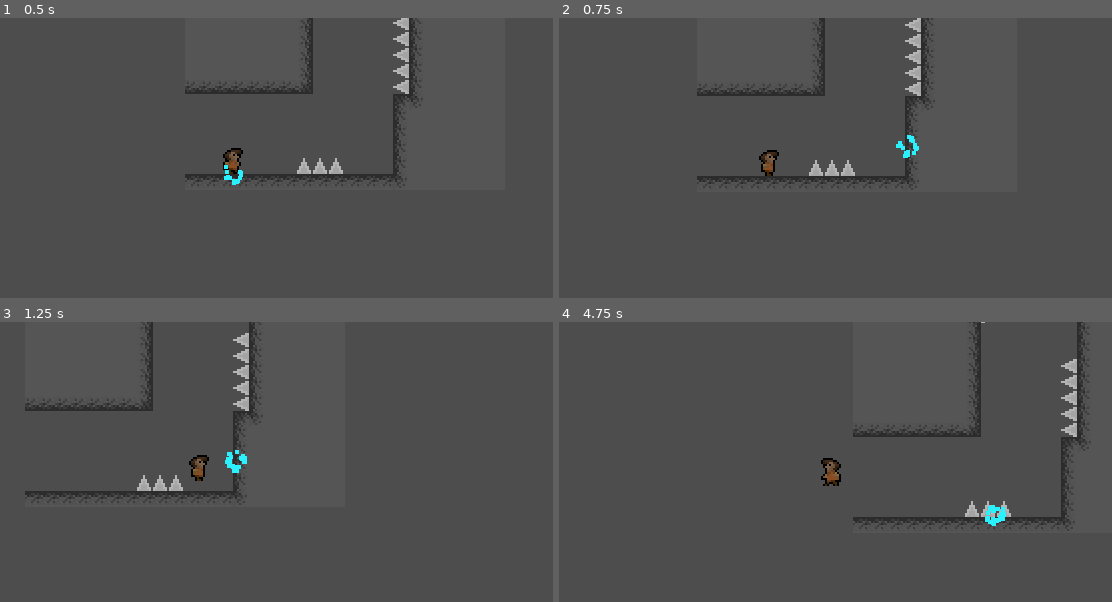
Above: before the commit, frames 1-4 (two rows, left to right).
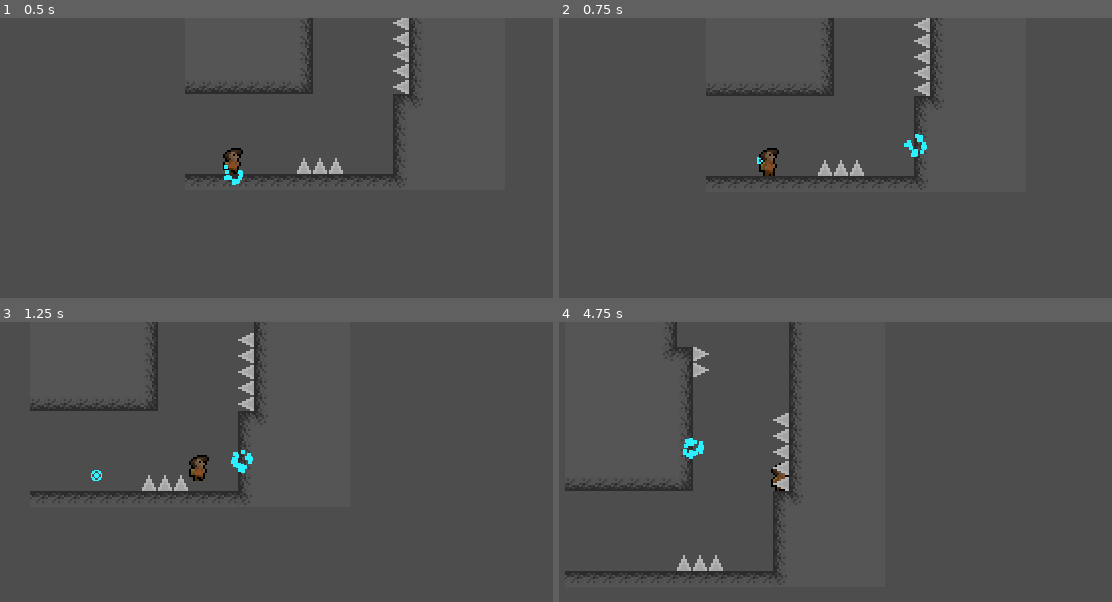
Above: after the commit, the same moments.

Repository: tetraminus/GrappleFormer
Game: Godot game, scene res://Rooms/level1_3.tscn
Two runs of this game, one before a commit and one after it. Both use one fixed random seed, a clock stepped at 60 frames per second and the inputs below.
Inputs (mouse positions are in pixels of both pictures, inside the frame that each line leads up to):
- Up to frame 1 (0.5 s): no input
- Up to frame 2 (0.75 s): move the mouse to (935, 144) at 0.52 s; hold D (move_right) from 0.53 s (still down); click (935, 144) at 0.6 s
- Up to frame 3 (1.25 s): keep holding D (move_right); tap Space (jump) at 0.77 s
- Up to frame 4 (4.75 s): move the mouse to (664, 476) at 1.27 s; release D (move_right) at 1.28 s; hold S (move_down) 1.28-2.03 s; click (664, 476) at 1.35 s; tap Space (jump) at 1.52, 3.02, 3.77, 4.52 s; move the mouse to (857, 400) at 2.02 s; hold D (move_right) 2.03-3.53 s; right-click (857, 400) at 2.1 s; click (857, 400) at 2.3 s; move the mouse to (758, 518) at 2.77 s; click (758, 518) at 2.85 s; move the mouse to (984, 504) at 3.52 s; hold A (move_left) from 3.53 s (still down); click (984, 504) at 3.6 s; move the mouse to (597, 420) at 4.27 s; right-click (597, 420) at 4.35 s; click (597, 420) at 4.55 s

Frame 1 is identical in both runs. In frame 2, 2.6% of the frame differs, in the area x 24-69%, y 0-60%; in frame 3, 1.9%; in frame 4, 5.8%, in the area x 1-96%, y 0-92%.
Error after the commit: Invalid access to property or key 'position' on a base object of type 'Nil'. (res://player.gd:339)

Commit message:
work game

Diff:
--- a/GrappleHolder.gd
+++ b/GrappleHolder.gd
@@ -17,10 +17,10 @@
 func _process(_delta):
 
 	look_at(get_global_mouse_position())
+	if ray.is_colliding():
+		fling_pos = ray.get_collision_point()
+	if player.grapplepoint == null:
 
-	if player.grapplepoint == null:
-		if ray.is_colliding():
-			fling_pos = ray.get_collision_point()
 
 		fling_indicator.global_position = fling_indicator.global_position.lerp(fling_pos, 0.5)
 
@@ -44,9 +44,6 @@
 
 		if true:
 
-			if ray.get_collision_mask_value(3):
-				return
-
 			var point = fling_pos
 
 			var distance = fling_pos.distance_to(owner.position)
@@ -54,6 +51,11 @@
 			if distance < grappledistance:
 				player.setgrapple(point, distance)
 
+			if ray.get_collision_mask_value(3):
+				return
+
+
+
 
 	if Input.is_action_just_released("grapple"):
 		player.releasegrapple()
--- a/Rooms/level1_5.tscn
+++ b/Rooms/level1_5.tscn
@@ -2,7 +2,7 @@
 
 [ext_resource type="TileSet" uid="uid://bgk8u0w5p7oyc" path="res://assets/TileSet.tres" id="1_cm3a2"]
 [ext_resource type="PackedScene" uid="uid://bss8gpldxhmhd" path="res://player.tscn" id="2_p35oq"]
-[ext_resource type="PackedScene" uid="uid://f4knexeppryv" path="res://Objects/TileObjects/Respawn/Spawn.tscn" id="3_0no30"]
+[ext_resource type="PackedScene" uid="uid://f4knexeppryv" path="res://Objects/Reusable/Respawn/Spawn.tscn" id="3_0no30"]
 
 [node name="level1_5" type="Node2D"]
 
--- a/Rooms/level1_6.tscn
+++ b/Rooms/level1_6.tscn
@@ -2,7 +2,7 @@
 
 [ext_resource type="TileSet" uid="uid://bgk8u0w5p7oyc" path="res://assets/TileSet.tres" id="1_6cwki"]
 [ext_resource type="PackedScene" uid="uid://bss8gpldxhmhd" path="res://player.tscn" id="2_odjwq"]
-[ext_resource type="PackedScene" uid="uid://f4knexeppryv" path="res://Objects/TileObjects/Respawn/Spawn.tscn" id="3_g2xns"]
+[ext_resource type="PackedScene" uid="uid://f4knexeppryv" path="res://Objects/Reusable/Respawn/Spawn.tscn" id="3_g2xns"]
 
 [node name="level1_6" type="Node2D"]
 
--- a/level1_7.tscn
+++ b/level1_7.tscn
@@ -2,7 +2,7 @@
 
 [ext_resource type="TileSet" uid="uid://bgk8u0w5p7oyc" path="res://assets/TileSet.tres" id="1_lv35a"]
 [ext_resource type="PackedScene" uid="uid://bss8gpldxhmhd" path="res://player.tscn" id="2_rifn6"]
-[ext_resource type="PackedScene" uid="uid://f4knexeppryv" path="res://Objects/TileObjects/Respawn/Spawn.tscn" id="3_lirtb"]
+[ext_resource type="PackedScene" uid="uid://f4knexeppryv" path="res://Objects/Reusable/Respawn/Spawn.tscn" id="3_lirtb"]
 
 [node name="level1_7" type="Node2D"]
 
